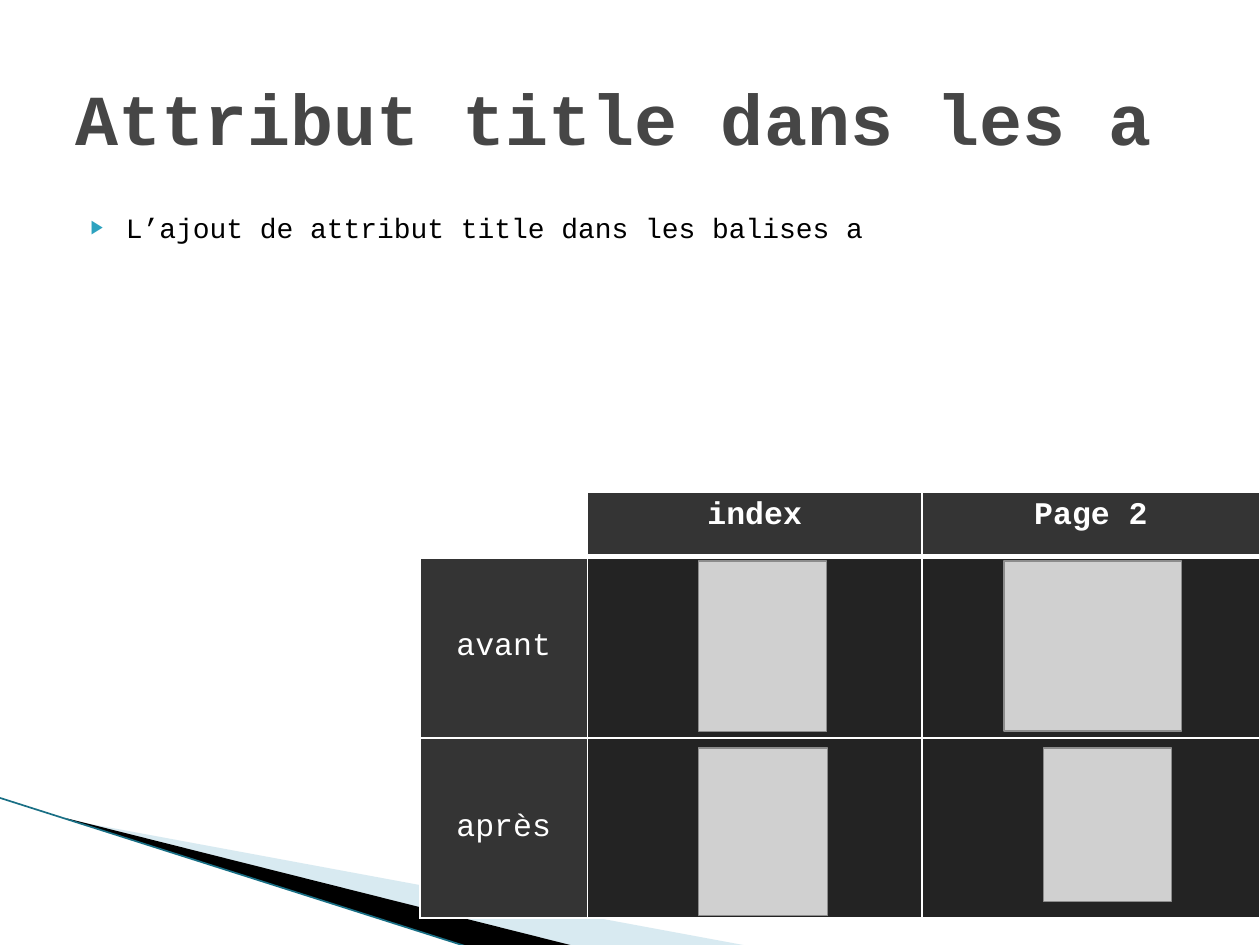
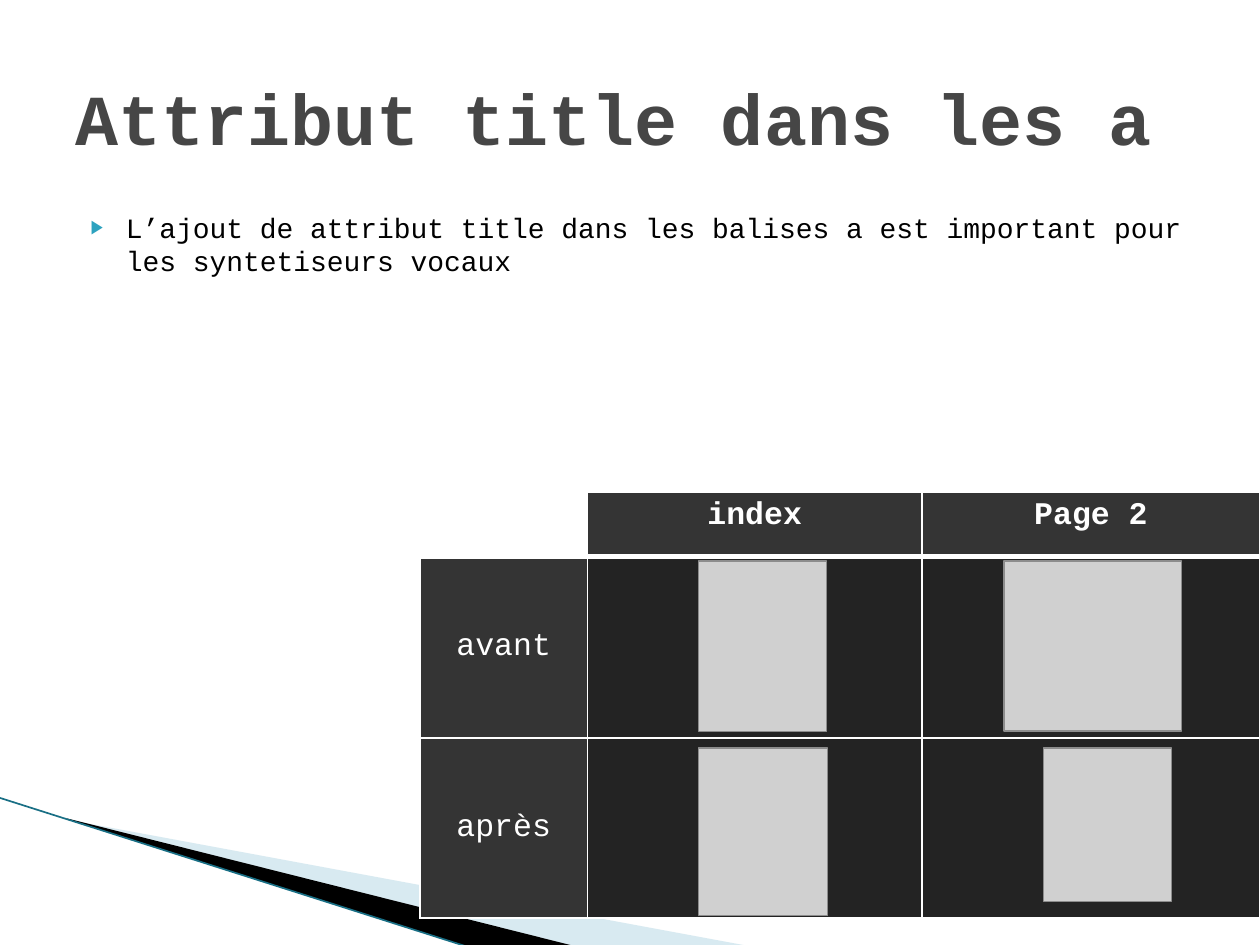
Before and after one commit to gwenaelgressier/GwenaelGressier_04_28022022, a slide deck: slide 13 of Rapport audit.pptx (slide 12 before the commit). Drawn at 1260x945 pixels with LibreOffice and Linux fonts; fonts in the diff are those of the drawing; grey boxes stand for pictures; background and template pictures are left out. Boxes give left, top, right and bottom in pixels: in the first picture for what was removed or moved away, otherwise in the second. Text is boxed around its words. In the diff, an @@ line names an element or a change of style, - is before the commit and + after.

```diff
--- a/Rapport audit.pptx
+++ b/Rapport audit.pptx
@@ text at bbox=[126, 218, 1181, 277]: text changed @@
-▶ L’ajout de attribut title dans les balises a
+▶ L’ajout de attribut title dans les balises a est important pour les syntetiseurs vocaux
```
Also in this commit, not shown: 3 other slides changed, 1 slide added, 8 other files.
